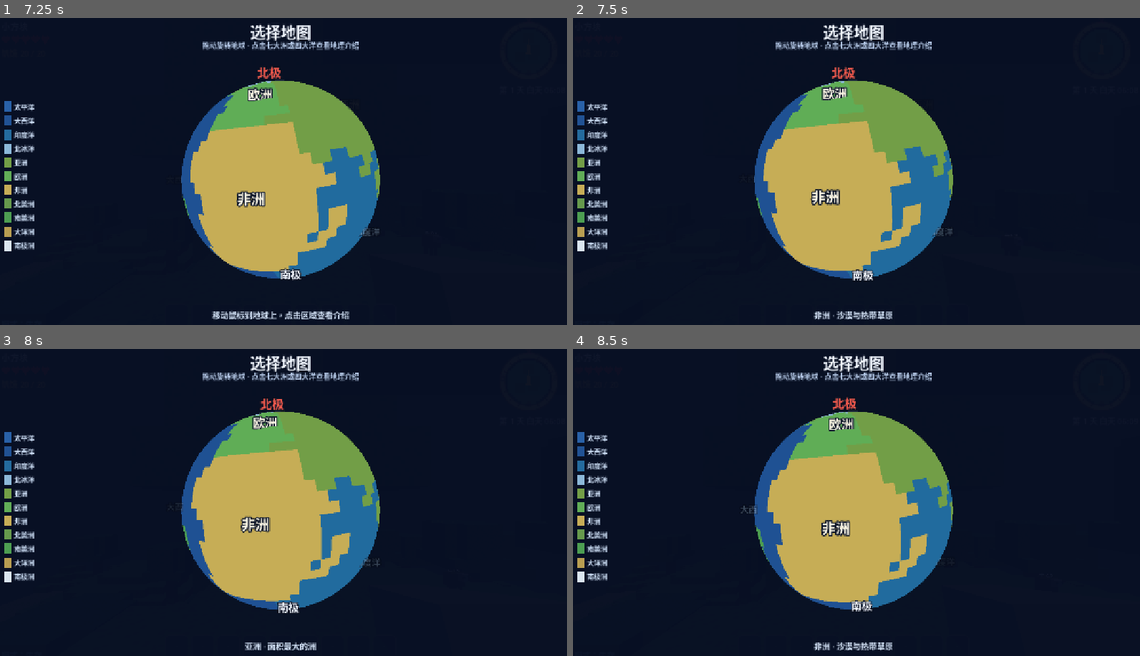
Above: before the commit, frames 1-4 (two rows, left to right).
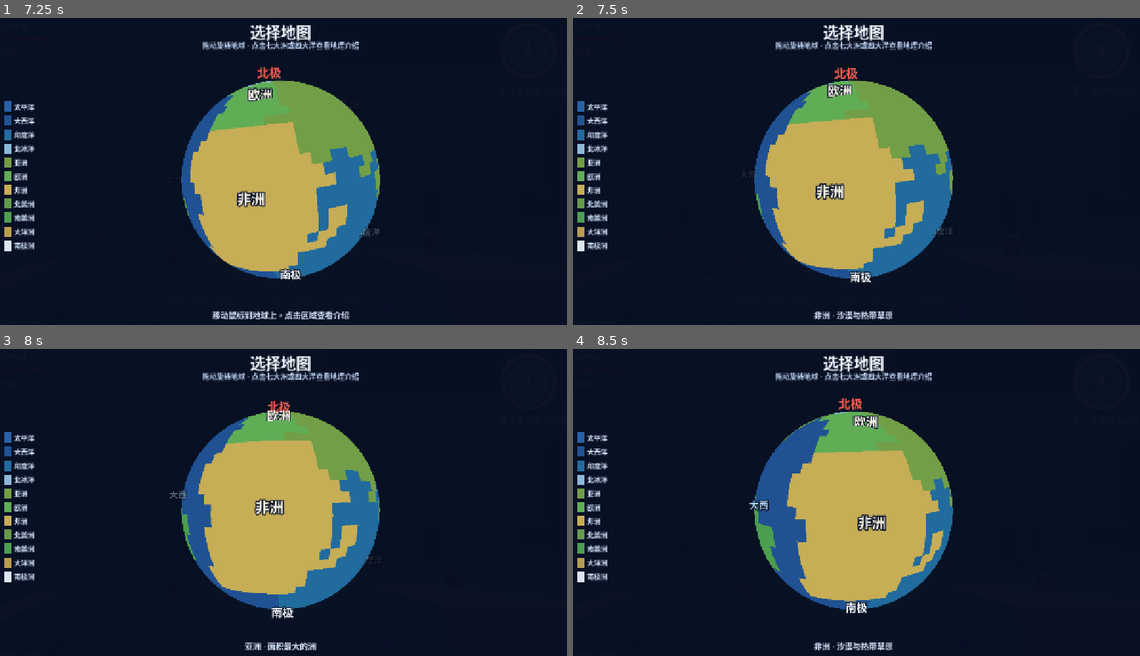
Above: after the commit, the same moments.

Repository: jinliangliu/block-planet
Game: Godot game, scene res://scenes/main.tscn
The game is run twice, just before and just after one commit, with the same random seed, the same clock (stepped at 60 frames per second) and the same inputs.
Inputs (mouse positions are in pixels of both pictures, inside the frame that each line leads up to):
- Up to frame 1 (7.25 s): click (175, 315) at 0.52 s; click (204, 315) at 1.27 s; click (226, 315) at 2.02 s; click (255, 315) at 2.77 s; click (277, 315) at 3.52 s; click (306, 315) at 4.27 s; click (334, 315) at 5.02 s; click (357, 315) at 5.77 s; click (385, 315) at 6.52 s
- Up to frame 2 (7.5 s): tap Enter at 7.25 s; drag from (850, 174) to (913, 103) at 7.27 s
- Up to frame 3 (8 s): no input
- Up to frame 4 (8.5 s): tap Space (jump) at 8 s; drag from (737, 520) to (822, 570) at 8.02 s

Frame 1 is identical in both runs. In frame 2, 2.3% of the frame differs, in the area x 30-68%, y 15-87%; in frame 3, 4.4%; in frame 4, 6.0%, in the area x 29-68%, y 15-87%.

Commit message:
tune: globe drag sensitivity x4 (0.015 -> 0.06 rad/px)
- MapGlobe.DRAG_SPEED bumped 4x so dragging feels responsive
- life_probe: assert drag delta -> angle mapping and >= 0.06 floor

Diff:
--- a/scripts/ui/map_globe.gd
+++ b/scripts/ui/map_globe.gd
@@ -8,8 +8,8 @@
 ## 与点中的区域不会错位。
 
 const RADIUS := 1.0
-## 拖动灵敏度：像素 → 弧度。
-const DRAG_SPEED := 0.015
+## 拖动灵敏度：像素 → 弧度。0.008 → 0.015 → 0.06（按手感逐步调快，当前为 4 倍速）。
+const DRAG_SPEED := 0.06
 ## 俯仰限幅：留出余量，避免极点在视觉上翻过去。
 const PITCH_LIMIT := 80.0
 ## 两极标记与球面的间距。
--- a/tests/life_probe.gd
+++ b/tests/life_probe.gd
@@ -572,6 +572,18 @@
 		mesh_node != null and mesh_node.mesh != null and mesh_node.mesh.get_surface_count() == 1,
 		"地球球面网格已生成（单表面顶点色）",
 	)
+	globe.set_view_angles(0.0, 0.0)
+	globe.rotate_view(Vector2(100.0, -50.0))
+	var drag_angles := globe.get_view_angles()
+	_check(
+		is_equal_approx(drag_angles.x, 100.0 * MapGlobe.DRAG_SPEED)
+		and is_equal_approx(drag_angles.y, -50.0 * MapGlobe.DRAG_SPEED)
+		and MapGlobe.DRAG_SPEED >= 0.06,
+		"拖动灵敏度为 4 倍速（%.2f 弧度/像素，横拖 100px 约 %.0f°）" % [
+			MapGlobe.DRAG_SPEED, 100.0 * MapGlobe.DRAG_SPEED * 180.0 / PI
+		],
+	)
+	globe.set_view_angles(0.0, 0.0)
 	var picked := globe.region_at_world_ray(Vector3(0.0, 0.0, 3.0), Vector3(0.0, 0.0, -1.0))
 	_check(
 		picked == RegionAtlas.region_at_lat_lon(0.0, 0.0),
